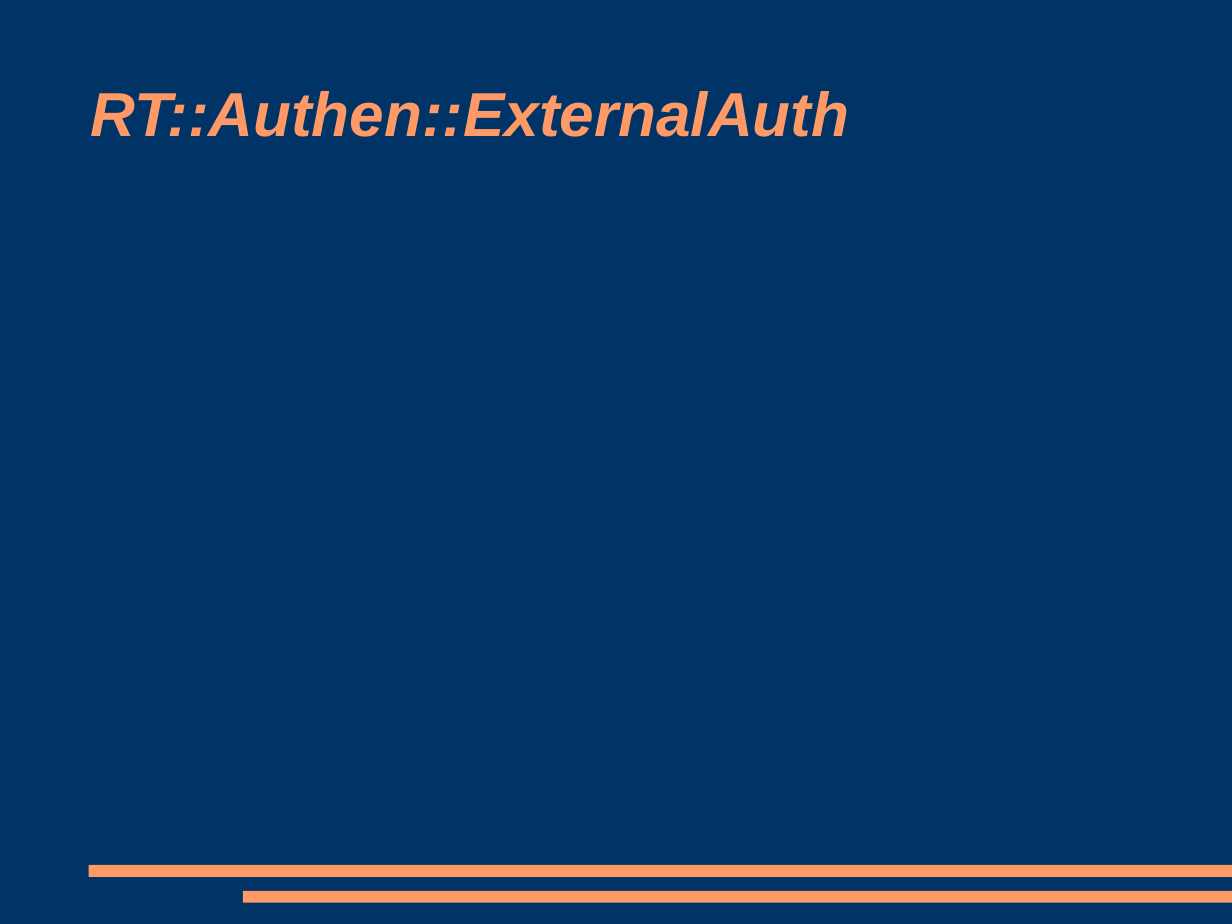
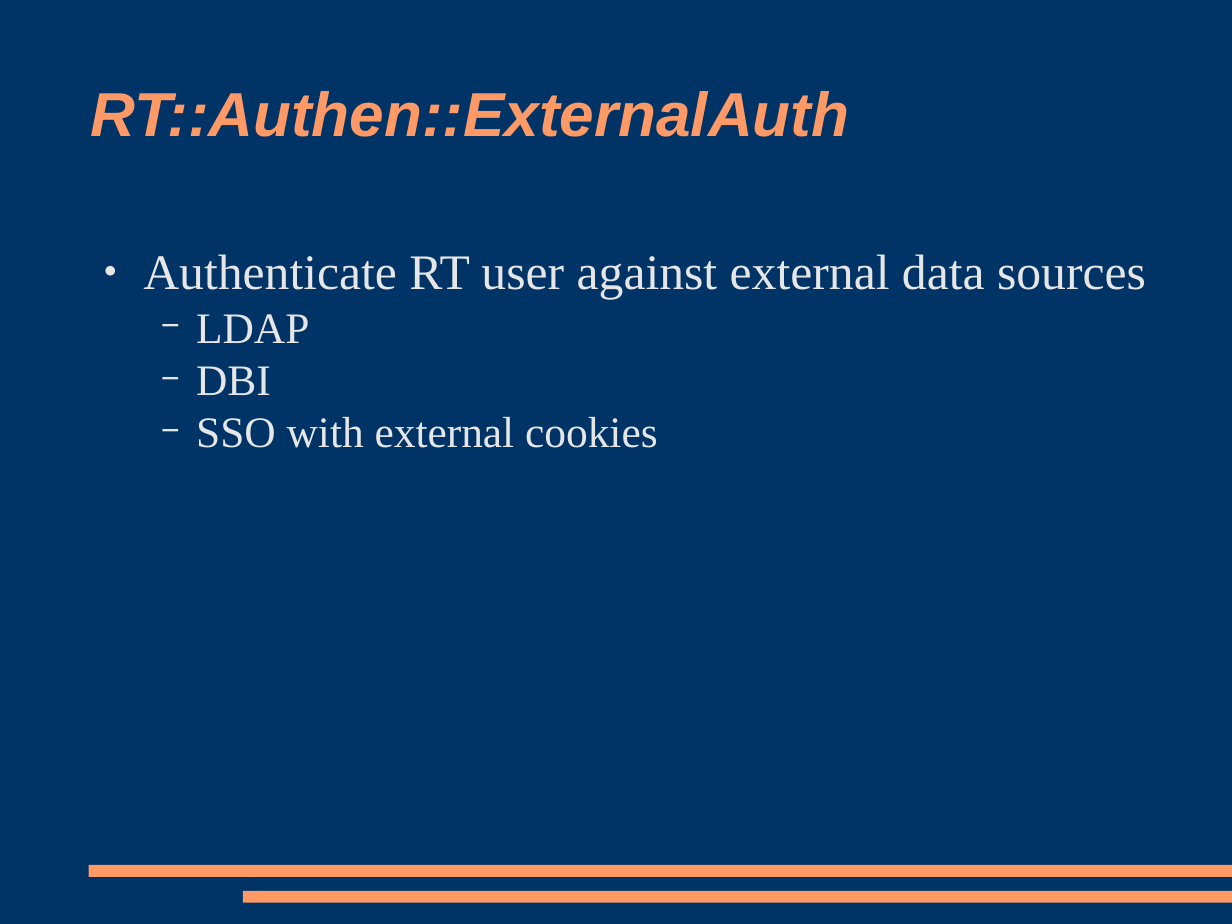
Before and after one commit to racke/Presentations, a slide deck: slide 20 of yapc2009/rt38.odp (slide 18 before the commit). Drawn at 1232x924 pixels with LibreOffice and Linux fonts; fonts in the diff are those of the drawing. Boxes give left, top, right and bottom in pixels: in the first picture for what was removed or moved away, otherwise in the second. Text is boxed around its words. In the diff, an @@ line names an element or a change of style, - is before the commit and + after.

```diff
--- a/yapc2009/rt38.odp
+++ b/yapc2009/rt38.odp
@@ text added at [143, 254, 1146, 448], 32 pt, text #E6E6E6 @@
+● Authenticate RT user against external data sources
+  − LDAP
+  − DBI
+  − SSO with external cookies
```
Also in this commit, not shown: 7 other slides changed, 3 slides added, 1 slide removed.
